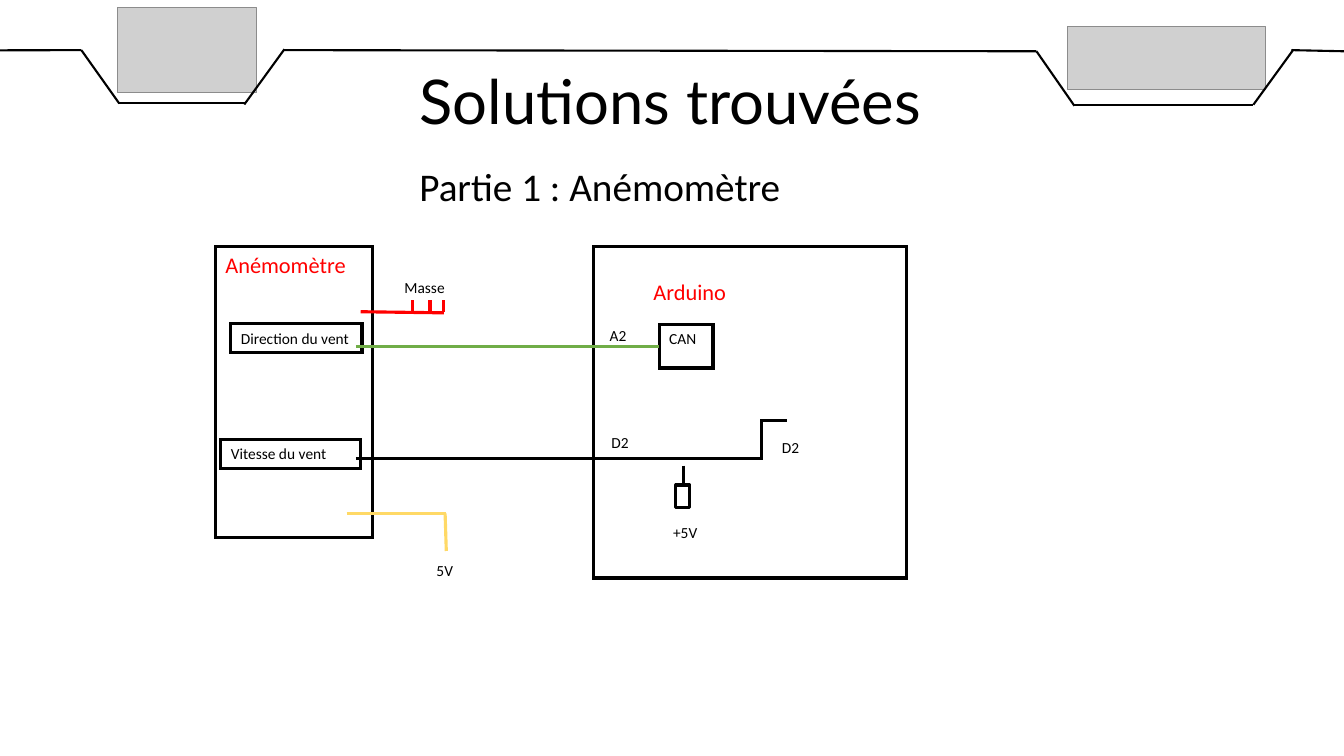
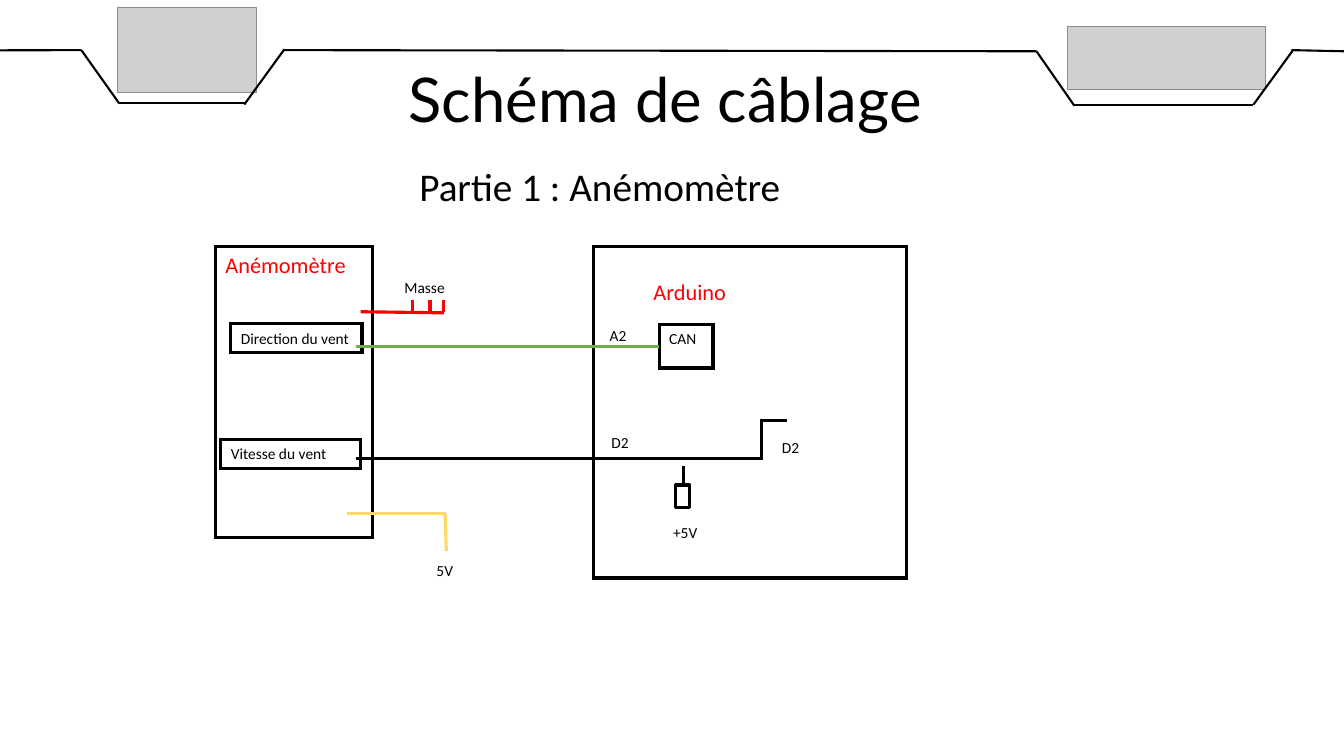
Before and after one commit to DylanChe/SupervisionSerre, a slide deck: slide 6 of oral_projet/revue_2/diaporama_revue_2_steven.pptx (slide 12 before the commit). Drawn at 1344x756 pixels with LibreOffice and Linux fonts; fonts in the diff are those of the drawing; grey boxes stand for pictures. Boxes give left, top, right and bottom in pixels: in the first picture for what was removed or moved away, otherwise in the second. Text is boxed around its words. In the diff, an @@ line names an element or a change of style, - is before the commit and + after.

```diff
--- a/oral_projet/revue_2/diaporama_revue_2_steven.pptx
+++ b/oral_projet/revue_2/diaporama_revue_2_steven.pptx
@@ text at (409,76,922,134): text changed @@
-Solutions trouvées
+Schéma de câblage
```
Also in this commit, not shown: 7 slides added, 11 slides removed, 2 other files.
